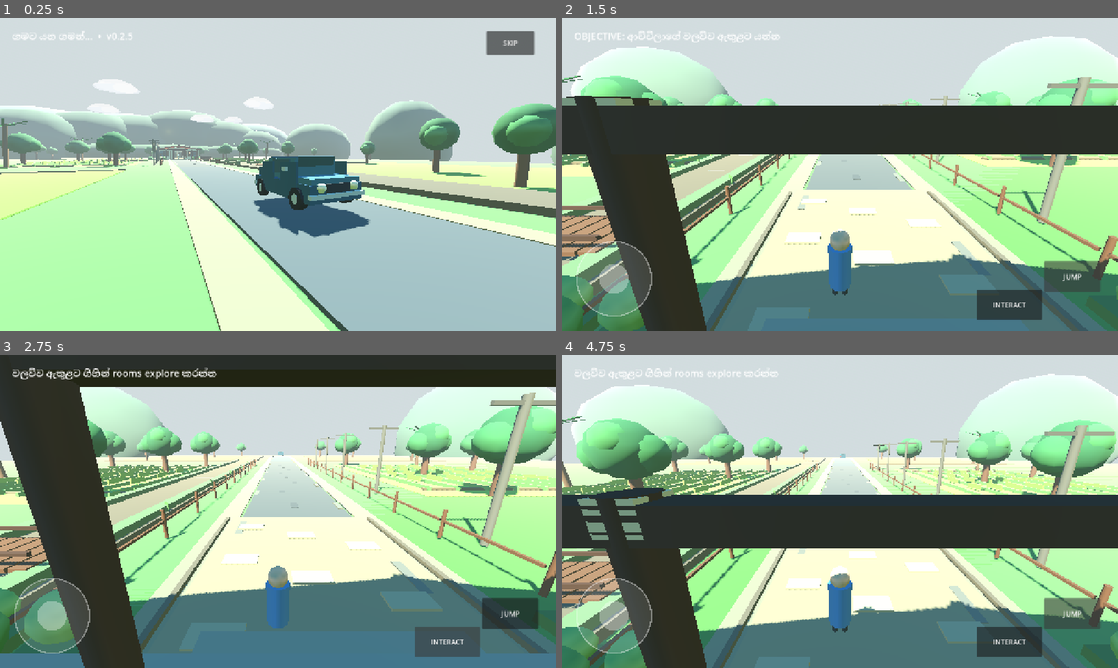
Above: before the commit, frames 1-4 (two rows, left to right).
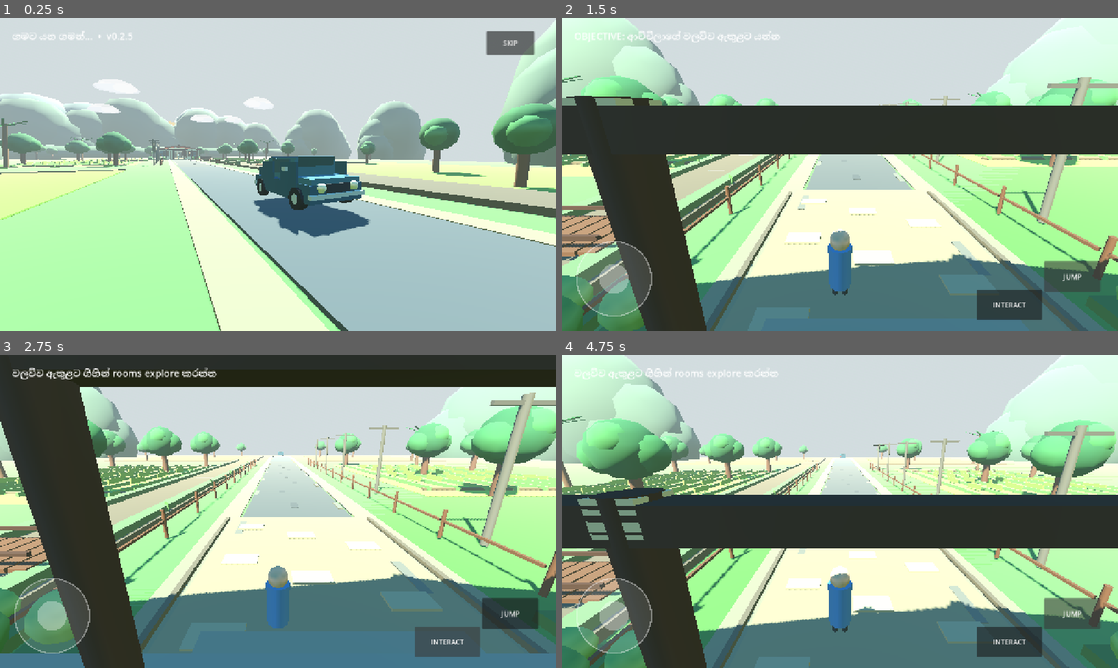
Above: after the commit, the same moments.

Repository: goldencenter432-sys/Gampiyasa
Game: Godot game, scene res://main.tscn
Two runs of this game, one before a commit and one after it. Both use one fixed random seed, a clock stepped at 60 frames per second and the inputs below.
Inputs:
- Up to frame 1 (0.25 s): no input
- Up to frame 2 (1.5 s): click "SKIP" at 0.5 s; click "JUMP" at 1.25 s
- Up to frame 3 (2.75 s): click "INTERACT" at 2 s
- Up to frame 4 (4.75 s): click "JUMP" at 2.75 s; click "INTERACT" at 3.5 s; click "JUMP" at 4.25 s

The runs differ from the first frame. In frame 1, 5.2% of the frame differs, in the area x 0-100%, y 0-48%; in frame 2, 4.9%; in frame 3, 2.3%; in frame 4, 5.6%, in the area x 0-100%, y 0-36%.

Commit message:
v0.2.5.1: polish mountains and sunrise

Diff:
--- a/scripts/environment_v025.gd
+++ b/scripts/environment_v025.gd
@@ -1,12 +1,13 @@
 extends Node3D
 
-# Gam Piyasa v0.2.5 scenic ring: larger mountains + sunrise focal point.
-# Kept procedural and low-poly for mobile performance.
+# Gam Piyasa v0.2.5.1 scenic polish.
+# More irregular mountain silhouettes, layered depth and a clearer sunrise gap.
 
 func _ready() -> void:
-	name = "Scenery_v0_2_5"
-	_build_mountain_ring()
-	_build_sunrise_disc()
+	name = "Scenery_v0_2_5_1"
+	_build_distant_mountains()
+	_build_mid_mountain_ring()
+	_build_sunrise()
 	_build_foreground_ridges()
 
 func _mat(c: Color, unshaded: bool = false) -> StandardMaterial3D:
@@ -22,55 +23,72 @@
 	var mesh: SphereMesh = SphereMesh.new()
 	mesh.radius = r
 	mesh.height = r * 2.0
-	mesh.radial_segments = 12
-	mesh.rings = 6
+	mesh.radial_segments = 9
+	mesh.rings = 5
 	mesh.material = _mat(c, unshaded)
 	n.mesh = mesh
 	n.position = p
 	parent.add_child(n)
 	return n
 
-func _build_mountain_ring() -> void:
-	var specs: Array[Vector4] = [
-		Vector4(-78.0, 112.0, 24.0, 1.25),
-		Vector4(-48.0, 122.0, 31.0, 1.45),
-		Vector4(-15.0, 128.0, 36.0, 1.55),
-		Vector4(20.0, 128.0, 35.0, 1.50),
-		Vector4(54.0, 121.0, 30.0, 1.40),
-		Vector4(82.0, 109.0, 24.0, 1.25),
-		Vector4(-112.0, 55.0, 27.0, 1.30),
-		Vector4(112.0, 58.0, 28.0, 1.30),
-		Vector4(-118.0, -18.0, 25.0, 1.25),
-		Vector4(119.0, -12.0, 26.0, 1.25),
-		Vector4(-92.0, -92.0, 28.0, 1.30),
-		Vector4(94.0, -90.0, 29.0, 1.30)
+func _mountain_cluster(center: Vector3, base_r: float, color: Color, layer_scale: float) -> void:
+	var root: Node3D = Node3D.new()
+	root.position = center
+	add_child(root)
+
+	# Multiple overlapping low-poly forms create a ridge instead of one smooth blob.
+	var pieces: Array[Vector4] = [
+		Vector4(-0.85,0.05,0.72,1.10),
+		Vector4(-0.38,0.28,0.92,1.22),
+		Vector4(0.05,0.52,1.00,1.35),
+		Vector4(0.42,0.30,0.88,1.18),
+		Vector4(0.82,0.08,0.68,1.05)
 	]
-	for i: int in range(specs.size()):
-		var s: Vector4 = specs[i]
-		var col: Color = Color("496452") if i < 6 else Color("526b58")
-		var mountain: MeshInstance3D = _sphere(self, Vector3(s.x, 7.5, s.y), s.z, col)
-		mountain.scale = Vector3(s.w, 0.82 + float(i % 3) * 0.10, 0.72)
+	for i: int in range(pieces.size()):
+		var p: Vector4 = pieces[i]
+		var part: MeshInstance3D = _sphere(root, Vector3(p.x*base_r, p.y*base_r, float(i%2)*1.7), base_r*p.z, color)
+		part.scale = Vector3(1.05 + float(i%2)*0.08, p.w*layer_scale, 0.66 + float(i%3)*0.04)
 
-	# Distant blue-gray layer for depth.
-	for i: int in range(7):
-		var x: float = -95.0 + float(i) * 32.0
-		var distant: MeshInstance3D = _sphere(self, Vector3(x, 12.0, 154.0 + float(i%2)*6.0), 34.0, Color("6d7f78"))
-		distant.scale = Vector3(1.55, 0.86, 0.80)
+func _build_distant_mountains() -> void:
+	var distant: Array[Vector3] = [
+		Vector3(-100,8,165),Vector3(-67,10,170),Vector3(-34,12,173),
+		Vector3(34,12,173),Vector3(67,10,170),Vector3(100,8,165)
+	]
+	for i: int in range(distant.size()):
+		_mountain_cluster(distant[i], 24.0 + float(i%3)*3.0, Color("6c7f79"), 0.74)
 
-func _build_sunrise_disc() -> void:
-	# Positioned between the central mountain gap and visible from the road/walawwa.
-	var sun: MeshInstance3D = _sphere(self, Vector3(3.0, 28.0, 142.0), 5.8, Color("ffd36b"), true)
-	sun.scale = Vector3(1.0,1.0,0.35)
+func _build_mid_mountain_ring() -> void:
+	var centers: Array[Vector3] = [
+		Vector3(-85,5,125),Vector3(-55,6,132),Vector3(-28,7,136),
+		# leave a central sunrise gap around x=0
+		Vector3(30,7,136),Vector3(58,6,132),Vector3(86,5,124),
+		Vector3(-120,4,65),Vector3(120,4,68),
+		Vector3(-124,4,-5),Vector3(124,4,-2),
+		Vector3(-102,4,-78),Vector3(104,4,-76)
+	]
+	for i: int in range(centers.size()):
+		var col: Color = Color("496552") if i < 6 else Color("536d59")
+		_mountain_cluster(centers[i], 20.0 + float(i%4)*2.5, col, 0.82)
+
+func _build_sunrise() -> void:
+	var sun: MeshInstance3D = _sphere(self, Vector3(0.0,29.0,147.0), 6.3, Color("ffd36e"), true)
+	sun.scale = Vector3(1.0,1.0,0.30)
+
+	# Soft orange halo behind the sun.
+	var halo: MeshInstance3D = _sphere(self, Vector3(0.0,28.0,148.5), 10.0, Color(1.0,0.73,0.32,0.24), true)
+	var hm: StandardMaterial3D = halo.mesh.material
+	hm.transparency = BaseMaterial3D.TRANSPARENCY_ALPHA
+	halo.scale = Vector3(1.15,0.75,0.20)
 
 	var glow: OmniLight3D = OmniLight3D.new()
-	glow.position = Vector3(3.0, 22.0, 105.0)
-	glow.light_color = Color("ffcc7a")
-	glow.light_energy = 1.5
-	glow.omni_range = 50.0
+	glow.position = Vector3(0.0,22.0,95.0)
+	glow.light_color = Color("ffbd70")
+	glow.light_energy = 2.0
+	glow.omni_range = 78.0
 	add_child(glow)
 
 func _build_foreground_ridges() -> void:
-	for i: int in range(9):
-		var x: float = -82.0 + float(i)*20.5
-		var ridge: MeshInstance3D = _sphere(self, Vector3(x,4.0,104.0+float(i%2)*4.0), 15.0, Color("3f5e46"))
-		ridge.scale = Vector3(1.35,0.48,0.78)
+	for i: int in range(10):
+		var x: float = -92.0 + float(i)*20.5
+		var ridge: MeshInstance3D = _sphere(self, Vector3(x,3.0,105.0+float(i%2)*4.0), 14.0, Color("3f5f47"))
+		ridge.scale = Vector3(1.30,0.42,0.72)
